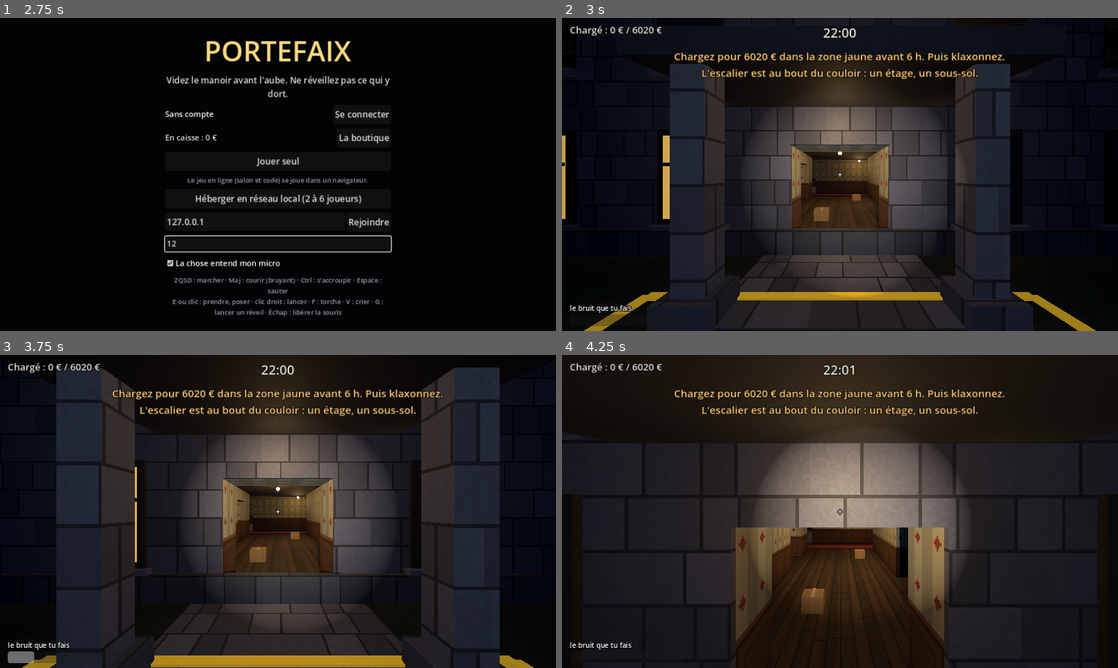
Above: before the commit, frames 1-4 (two rows, left to right).
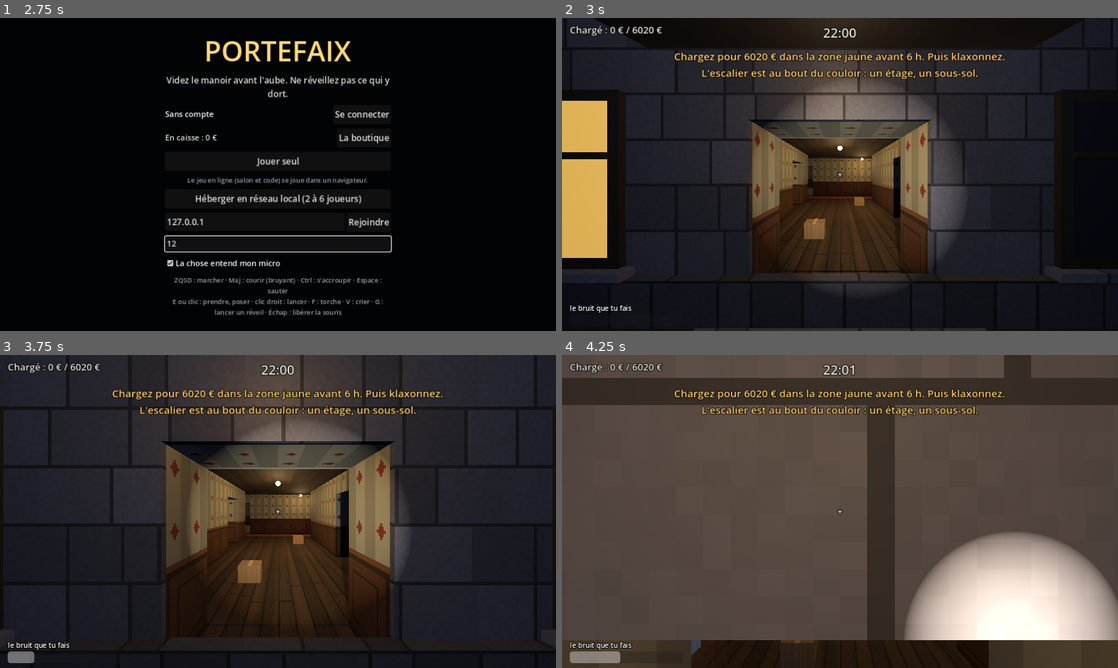
Above: after the commit, the same moments.

Repository: stonevalleyoff-ai/Portefaix
Game: Godot game, scene res://scenes/principal.tscn
Two runs of this game, one before a commit and one after it. Both use one fixed random seed, a clock stepped at 60 frames per second and the inputs below.
Inputs (mouse positions are in pixels of both pictures, inside the frame that each line leads up to):
- Up to frame 1 (2.75 s): click (278, 136) at 0.52 s; type "12" at 0.6 s; click (278, 155) at 0.75 s; type "12" at 0.83 s; click "Jouer sans compte" at 1.25 s; click (278, 243) at 2.02 s; type "12" at 2.1 s
- Up to frame 2 (3 s): click "Jouer seul" at 2.75 s
- Up to frame 3 (3.75 s): tap Enter at 3.5 s; move the mouse to (305, 511) at 3.52 s; hold W from 3.53 s (still down); tap E at 3.6 s; click (305, 511) at 3.67 s
- Up to frame 4 (4.25 s): keep holding W; tap Space at 3.77 s

Frame 1 is identical in both runs. In frame 2, 34% of the frame differs, in the area x 0-100%, y 0-100%; in frame 3, 44%; in frame 4, 84%.

Commit message:
Le camion refait, la peur bleue, et l'escalier du sous-sol dégagé
- L'herbe de la cour passait sous la maison et bouchait l'escalier qui descend : elle
  s'arrête à la façade.
- Le camion : une grande caisse ouverte vers la porte, une rampe, une cabine. On charge
  dans la caisse ; on klaxonne à la cabine.
- Le premier coup du fantôme donne une peur bleue : la vue tremble, se dédouble et
  bleuit, on marche à 60 %. Elle ne passe qu'au camion, en y restant trois secondes.

Co-Authored-By: Claude Fable 5.2 <noreply@anthropic.com>
Claude-Session: https://claude.ai/code/session_0113xcVadwGKGBhLJGRbtKZF

Diff:
--- a/scripts/essai.gd
+++ b/scripts/essai.gd
@@ -286,7 +286,7 @@
 	jeu.chat.reste = 1e9
 	var m = jeu.maison
 	var moi = jeu.moi
-	var cour := Vector3(m.porte_x, 0.05, m.profondeur + 4.0)
+	var cour := Vector3(m.porte_x, 0.05, m.profondeur + 2.6)        # entre la porte et la rampe du camion
 
 	print("1. La maison d'essai")
 	var lignes_egales := true
@@ -308,7 +308,8 @@
 			libre = false
 	verif(m.chemin(m.taniere, Vector3(12, 0, 20)).size() > 10 and Rect2(19, 1, 7, 5).has_point(Vector2(m.taniere.x, m.taniere.z)) and libre,
 		"la tanière est dans la pièce la plus loin de l'entrée (le bureau), à un endroit dégagé, et le fantôme a un chemin jusqu'au camion")
-	verif(m.dans_zone(Vector3(12, 0.5, 19.5)) and not m.dans_zone(Vector3(12, 0.5, 14)), "la zone de chargement est dans la cour, devant la porte")
+	verif(m.dans_zone(Vector3(12, 0.6, 24.0)) and not m.dans_zone(Vector3(12, 0.5, 19.0)) and not m.dans_zone(Vector3(12, 0.5, 14)) and not m.dans_zone(Vector3(15.0, 0.6, 24.0)),
+		"la zone de chargement est dans la caisse du camion : ni devant, dans la cour, ni à côté")
 
 	print("2. Les meubles")
 	var dedans := true
@@ -373,12 +374,24 @@
 	verif(moi.frein() < 1.0 and moi.frein() > 0.8, "un carton le ralentit à peine (%d %%)" % int(moi.frein() * 100))
 	await _marcher(moi, cour + Vector3(0, 0, -1.7))
 	verif(carton.porteurs == [1], "il le garde en main à travers la maison, jusque dans la cour")
-	_tourner(moi, Vector3(12.0, 1.6, 30.0))
-	await _attendre(0.5)
+	# il monte dans le camion, pour de bon : la rampe, puis la caisse
+	moi.pilote = false
+	moi.yaw = PI                   # (vers le camion)
+	moi.pitch = 0.0
+	var t_rampe := Time.get_ticks_msec()
+	while moi.global_position.z < m.zone.position.y + 2.0 and Time.get_ticks_msec() - t_rampe < 8000:
+		jeu.tactile.vecteur = Vector2(0.0, -1.0)
+		await get_tree().physics_frame
+	jeu.tactile.vecteur = Vector2.ZERO
+	await _images(20)
+	verif(m.zone.has_point(Vector2(moi.global_position.x, moi.global_position.z)) and absf(moi.global_position.y - m.PLATEAU) < 0.08 and carton.porteurs == [1],
+		"il monte la rampe du camion à pied, le carton en main, jusque dans la caisse (%.2f m du sol)" % moi.global_position.y)
+	_pilote(moi)
+	await _attendre(0.3)
 	moi.agir()                     # la même touche le pose
 	await _attendre(1.2)
 	jeu.compter()
-	verif(moi.porte == -1 and m.dans_zone(carton.global_position), "il le pose dans la zone")
+	verif(moi.porte == -1 and m.dans_zone(carton.global_position), "il le pose dans la caisse")
 	verif(jeu.charge == carton.valeur and jeu.charge > 0, "le chargement compte le carton : %d €" % jeu.charge)
 
 	print("4. Les bras")
@@ -482,11 +495,18 @@
 	moi.bruit = R.BRUIT_PAS
 	chose.entendre(moi.global_position, moi.bruit)
 	verif(chose.mode == chose.RODE, "des pas dans la cour ne portent pas jusqu'au bureau")
-	var klaxon := Vector3(m.camion.get_center().x, 1.2, m.camion.position.y)
-	moi.global_position = klaxon + Vector3(0, -1.15, -1.5)
+	var klaxon := Vector3(m.camion.end.x - 0.15, 1.2, m.camion.end.y - 0.9)       # le flanc de la cabine, au bout du camion
+	moi.global_position = klaxon + Vector3(1.5, -1.15, 0)
 	_tourner(moi, klaxon)
 	await _images(3)
-	verif(jeu._indice().contains("klaxonner"), "devant le camion, l'écran propose de klaxonner")
+	verif(jeu._indice().contains("klaxonner"), "à la cabine du camion, l'écran propose de klaxonner")
+	moi.global_position = Vector3(m.porte_x, m.PLATEAU + 0.05, m.zone.position.y + 1.0)
+	_tourner(moi, Vector3(m.zone.end.x, 1.5, m.zone.position.y + 2.0))
+	await _images(3)
+	verif(not jeu._indice().contains("klaxonner"), "dans la caisse, on ne klaxonne pas par mégarde en visant ses parois")
+	moi.global_position = klaxon + Vector3(1.5, -1.15, 0)
+	_tourner(moi, klaxon)
+	await _images(3)
 	moi.agir()
 	verif(chose.mode == chose.ENQUETE and jeu.etat == jeu.PARTIE, "un coup de klaxon sans le quota, si : il vient, et le camion reste")
 	moi.global_position = cour
@@ -541,11 +561,16 @@
 	var coup: Vector3 = chose.global_position
 	await _attendre(1.5)
 	verif(chose.mode == chose.RODE and chose.global_position.distance_to(coup) > 1.5 and second.vivant, "puis il s'en va vers sa tanière, sans plus regarder le blessé")
-	jeu.blessures[2] = 0.05
-	await _attendre(0.3)
-	verif(not second.blesse, "la blessure guérit avec le temps (%d s)" % int(R.BLESSURE))
+	await _attendre(1.0)
+	verif(second.blesse, "la peur bleue ne passe pas toute seule")
+	second.global_position = Vector3(m.camion.position.x - 1.2, 0.05, m.camion.position.y + 2.0)       # au camion, contre son flanc
+	await _attendre(R.REPRISE * 0.5)
+	var encore: bool = second.blesse
+	await _attendre(R.REPRISE * 0.5 + 0.4)
+	verif(encore and not second.blesse, "il faut revenir au camion, et y rester %d secondes, pour reprendre ses esprits" % int(R.REPRISE))
+	second.global_position = cour + Vector3(1.5, 0, 0)
 	jeu.frapper(2)
-	verif(second.blesse and second.vivant, "un autre coup le blesse de nouveau")
+	verif(second.blesse and second.vivant, "un autre coup le terrifie de nouveau")
 	jeu.frapper(2)
 	verif(not second.vivant, "et blessé, le coup suivant le tue")
 	verif(moi.vivant and jeu.etat == jeu.PARTIE, "la partie continue tant qu'un porteur vit")
@@ -931,7 +956,7 @@
 	var pres := Vector3(18.0, 0.0, 8.0)            # le fantôme, cinq mètres plus loin
 	for o in jeu.objets.values():                   # (un couloir vide : rien d'autre ne fera de bruit)
 		if absf(o.global_position.z - 8.0) < 1.2:
-			_mettre(o, Vector3(3.0 + (o.id % 20), 0.5, m.profondeur + 9.0))
+			_mettre(o, Vector3(2.5 + (o.id % 4) * 1.6, 0.5, m.profondeur + 2.0 + ((o.id / 4) % 6) * 1.6))      # (à l'écart du camion)
 	await _attendre(1.0)
 	# immobile : rien
 	moi.pilote = false
@@ -995,7 +1020,7 @@
 	jeu.tactile.vecteur = Vector2.ZERO
 	verif(bruit_max > R.BRUIT_COURSE + 0.5 and _entendu(moi.global_position), "une course contre un mur : il s'y cogne, et cela s'entend plus loin que sa course (%.0f m)" % bruit_max)
 	_pilote(moi)
-	moi.global_position = Vector3(m.porte_x, 0.05, m.profondeur + 6.0)
+	moi.global_position = Vector3(m.porte_x, 0.05, m.profondeur + 3.0)
 	await _attendre(0.4)
 	# un meuble : un petit choc s'entend sans rien casser, un grand casse
 	var vase = _trouver("vase")
@@ -1154,7 +1179,7 @@
 	_mettre(carton, Vector3(3.0, 0.3, m.profondeur + 3.0))
 	# le fantôme, d'un niveau à l'autre
 	_pilote(moi)
-	moi.global_position = Vector3(m.porte_x, 0.05, m.profondeur + 6.0)
+	moi.global_position = Vector3(m.porte_x, 0.05, m.profondeur + 3.0)
 	var chose = jeu.chose
 	chose.reveiller()
 	chose._repue = 0.0
--- a/scripts/interface.gd
+++ b/scripts/interface.gd
@@ -47,6 +47,7 @@
 var _fin_texte: Label
 var _fin_rejouer: Button
 var _aide: Label
+var _trouble: ColorRect
 var _boutique: Control
 var _boutique_lignes: VBoxContainer
 var _boutique_caisse: Label
@@ -368,7 +369,43 @@
 	_bouton(_fin, "Retour au menu", func(): quitter.emit())
 
 
+# la peur bleue : tout l'écran se dédouble, ondule, bleuit, et se referme sur les bords
+const TROUBLE := """
+shader_type canvas_item;
+uniform sampler2D ecran : hint_screen_texture, filter_linear;
+void fragment() {
+	vec2 uv = SCREEN_UV;
+	float t = TIME;
+	vec2 d = vec2(sin(t * 9.0 + uv.y * 30.0), cos(t * 7.0 + uv.x * 26.0)) * 0.004;
+	vec3 c = texture(ecran, uv + d).rgb * 0.34;
+	c += texture(ecran, uv - d * 2.0 + vec2(0.007, 0.0)).rgb * 0.22;
+	c += texture(ecran, uv + d * 2.0 - vec2(0.007, 0.0)).rgb * 0.22;
+	c += texture(ecran, uv + vec2(0.0, 0.008)).rgb * 0.11;
+	c += texture(ecran, uv - vec2(0.0, 0.008)).rgb * 0.11;
+	float gris = dot(c, vec3(0.3, 0.6, 0.1));
+	c = mix(c, vec3(gris * 0.7, gris * 0.88, gris * 1.3), 0.5);
+	float bord = smoothstep(0.3, 0.8, distance(uv, vec2(0.5)));
+	c *= 1.0 - bord * 0.75 * (0.8 + 0.2 * sin(t * 5.0));
+	COLOR = vec4(c, 1.0);
+}
+"""
+
+
+func trouble(oui: bool) -> void:
+	_trouble.visible = oui
+
+
 func _faire_partie() -> void:
+	_trouble = ColorRect.new()             # (avant tout le reste : l'heure et le quota restent nets par-dessus)
+	_trouble.set_anchors_preset(Control.PRESET_FULL_RECT)
+	_trouble.mouse_filter = Control.MOUSE_FILTER_IGNORE
+	var ombre := Shader.new()
+	ombre.code = TROUBLE
+	var voile := ShaderMaterial.new()
+	voile.shader = ombre
+	_trouble.material = voile
+	_trouble.visible = false
+	_partie.add_child(_trouble)
 	_heure = _coin(Control.PRESET_CENTER_TOP, Vector2(-100, 12), Vector2(200, 40), 30)
 	_quota = _coin(Control.PRESET_TOP_LEFT, Vector2(18, 12), Vector2(420, 60), 22)
 	_quota.horizontal_alignment = HORIZONTAL_ALIGNMENT_LEFT
@@ -539,6 +576,7 @@
 
 
 func partie() -> void:
+	_trouble.visible = false
 	_annonce.text = ""
 	_mort.text = ""
 	_vote.visible = false
--- a/scripts/joueur.gd
+++ b/scripts/joueur.gd
@@ -326,6 +326,8 @@
 		var court: bool = (Input.is_physical_key_pressed(KEY_SHIFT) or doigt.court) and not accroupi and dir != Vector3.ZERO
 		var v: float = R.ACCROUPI if accroupi else (R.COURSE if court else R.MARCHE)
 		v *= frein()
+		if blesse:                     # la peur bleue : les jambes ne suivent plus
+			v *= R.PEUR_LENTEUR
 		var k := minf(1.0, dt * 12.0)
 		velocity.x = lerpf(velocity.x, dir.x * v, k)
 		velocity.z = lerpf(velocity.z, dir.z * v, k)
@@ -397,6 +399,11 @@
 	rotation.y = yaw
 	tete.rotation.x = pitch
 	tete.position.y = lerpf(tete.position.y, R.YEUX_ACCROUPI if accroupi else R.YEUX, minf(1.0, dt * 10.0))
+	if camera != null:                   # la peur bleue : la vue tremble
+		var t := Time.get_ticks_msec() / 1000.0
+		var tremble := 1.0 if blesse and vivant else 0.0
+		camera.rotation = Vector3(sin(t * 31.0) * 0.012 + sin(t * 4.3) * 0.02, sin(t * 27.0 + 1.0) * 0.012, sin(t * 3.1) * 0.035) * tremble
+		camera.h_offset = sin(t * 23.0) * 0.012 * tremble
 	torche.visible = torche_ok and torche_voulue and vivant
 
 
--- a/scripts/maison.gd
+++ b/scripts/maison.gd
@@ -47,7 +47,8 @@
 	"couloir": Color(0.28, 0.2, 0.14), "buanderie": Color(0.42, 0.44, 0.45), "chaufferie": Color(0.24, 0.23, 0.22), "palier": Color(0.22, 0.16, 0.11)}
 const PAS := R.HAUTEUR + 0.3      # d'un plancher au suivant
 const CAGE := 10                  # la cage d'escalier, au bout du couloir : dix cases de long, quatre de large
-const COUR := 12                  # les lignes de cour devant la maison, clôturées
+const PLATEAU := 0.35             # la hauteur du plancher du camion
+const COUR := 14                  # les lignes de cour devant la maison, clôturées
 const PORTE_HAUT := 2.2
 
 var plan: Array = []              # les lignes du plan du rez-de-chaussée
@@ -102,8 +103,8 @@
 	largeur = plan[0].length()
 	var p0: int = plan[profondeur - 1].find("P")
 	porte_x = p0 + plan[profondeur - 1].count("P") * 0.5
-	zone = Rect2(porte_x - 2.5, profondeur + 1.5, 5.0, 4.5)
-	camion = Rect2(porte_x - 1.4, profondeur + 6.6, 2.8, 4.2)
+	zone = Rect2(porte_x - 1.95, profondeur + 5.0, 3.9, 5.9)      # le dedans de la caisse du camion : c'est là qu'on charge
+	camion = Rect2(porte_x - 2.1, profondeur + 5.0, 4.2, 7.7)     # tout le camion : sa caisse, ouverte vers la porte, puis sa cabine
 	seuil = Vector3(porte_x, 0.0, profondeur - 1.5)
 	_decor = StaticBody3D.new()
 	_decor.name = "Decor"
@@ -479,12 +480,18 @@
 	return p.x > 0.0 and p.x < largeur and p.z > 0.0 and p.z < profondeur
 
 
+# chargé : dans la caisse du camion, sur son plancher
 func dans_zone(p: Vector3) -> bool:
-	return zone.has_point(Vector2(p.x, p.z)) and p.y < 2.5
+	return zone.has_point(Vector2(p.x, p.z)) and p.y > PLATEAU - 0.1 and p.y < PLATEAU + 2.9
+
+
+# au camion, ou tout près : là où un porteur reprend ses esprits
+func pres_du_camion(p: Vector3) -> bool:
+	return camion.grow(2.5).has_point(Vector2(p.x, p.z)) and p.y > -1.0 and p.y < 4.0
 
 
 func depart(k: int) -> Vector3:
-	return Vector3(porte_x + [0.0, -1.5, 1.5][k % 3], 0.05, profondeur + 4.0 + float(k / 3) * 1.2)     # dans la zone, le premier face à la porte
+	return Vector3(porte_x + [0.0, -1.5, 1.5][k % 3], 0.05, profondeur + 2.2 + float(k / 3) * 0.9)     # entre la porte et le camion, le premier face à la porte
 
 
 # dans une pièce, ce qu'il faut laisser libre devant chacune de ses portes et de ses ouvertures (des rectangles, en mètres)
@@ -721,10 +728,10 @@
 	forme.position = Vector3(l * 0.5, -0.5, p + 60.0)
 	_decor.add_child(forme)
 	_matiere = "herbe"
-	_boite(_decor, Vector3(l * 0.5, -0.06, p + 10.0), Vector3(110.0, 0.1, 90.0), mat(Color(0.1, 0.15, 0.1)), false)          # l'herbe
+	_boite(_decor, Vector3(l * 0.5, -0.06, p + 44.9), Vector3(110.0, 0.1, 90.0), mat(Color(0.1, 0.15, 0.1)), false)          # l'herbe : devant la maison, pas dessous (elle bouchait l'escalier du sous-sol)
 	_matiere = "pierre"
 	_boite(_decor, Vector3(porte_x, -0.04, p + 1.0), Vector3(3.0, 0.1, 2.0), mat(Color(0.42, 0.42, 0.44)), false)            # le seuil
-	_boite(_decor, Vector3(porte_x, -0.045, p + 4.0), Vector3(2.2, 0.1, 5.0), mat(Color(0.3, 0.3, 0.32)), false)             # l'allée
+	_boite(_decor, Vector3(porte_x, -0.045, p + 2.6), Vector3(3.6, 0.1, 2.6), mat(Color(0.3, 0.3, 0.32)), false)             # l'allée
 	for n in niveaux:
 		_plancher(n, n == niveaux.min())
 	_plancher(niveaux.max() + 1, false)        # le toit
@@ -1017,31 +1024,72 @@
 	lampes.append({"lumiere": l, "ampoule": a, "niveau": n, "force": 0.0, "phase": randf() * TAU})
 
 
+# le camion de déménagement : une grande caisse ouverte vers la porte du manoir, où l'on monte par une rampe ; on charge dedans.
+# Sa cabine est au bout : c'est elle qu'on touche pour klaxonner.
 func _camion() -> void:
-	# la zone de chargement : quatre bandes jaunes au sol
-	var jaune := mat(Color(0.95, 0.75, 0.15), 0.6)
-	var z := zone
-	_boite(self, Vector3(z.position.x + z.size.x * 0.5, 0.02, z.position.y), Vector3(z.size.x, 0.04, 0.12), jaune, false)
-	_boite(self, Vector3(z.position.x + z.size.x * 0.5, 0.02, z.end.y), Vector3(z.size.x, 0.04, 0.12), jaune, false)
-	_boite(self, Vector3(z.position.x, 0.02, z.position.y + z.size.y * 0.5), Vector3(0.12, 0.04, z.size.y), jaune, false)
-	_boite(self, Vector3(z.end.x, 0.02, z.position.y + z.size.y * 0.5), Vector3(0.12, 0.04, z.size.y), jaune, false)
-	# le camion : une caisse ouverte vers la zone, une cabine, deux feux ; on klaxonne en le touchant
-	var corps := StaticBody3D.new()
-	corps.name = "Camion"
-	corps.collision_layer = 1
-	corps.collision_mask = 0
-	corps.set_meta("klaxon", true)
-	add_child(corps)
 	var k := camion
 	var cx := k.position.x + k.size.x * 0.5
-	_boite(corps, Vector3(cx, 1.6, k.position.y + 1.4), Vector3(k.size.x, 2.4, 2.8), mat(Color(0.75, 0.73, 0.68)))
-	_boite(corps, Vector3(cx, 1.2, k.end.y - 0.6), Vector3(k.size.x - 0.3, 1.9, 1.2), mat(Color(0.7, 0.25, 0.12)))
-	_boite(corps, Vector3(cx, 0.25, k.position.y + k.size.y * 0.5), Vector3(k.size.x - 0.4, 0.5, k.size.y - 0.4), mat(Color(0.06, 0.06, 0.07)))
-	var rouge := mat(Color(1.0, 0.15, 0.1), 2.0)
-	_boite(self, Vector3(cx - 1.1, 0.8, k.position.y - 0.03), Vector3(0.25, 0.18, 0.05), rouge, false)
-	_boite(self, Vector3(cx + 1.1, 0.8, k.position.y - 0.03), Vector3(0.25, 0.18, 0.05), rouge, false)
+	var z0 := k.position.y                         # l'arrière de la caisse
+	var long := zone.size.y + 0.1
+	var blanc := mat(Color(0.78, 0.76, 0.7))
+	var sombre := mat(Color(0.07, 0.07, 0.08))
+	var jaune := mat(Color(0.95, 0.75, 0.15), 0.6)
+	var caisse := StaticBody3D.new()
+	caisse.name = "Camion"
+	caisse.collision_layer = 1
+	caisse.collision_mask = 0
+	add_child(caisse)
+	_boite(caisse, Vector3(cx, PLATEAU * 0.5, z0 + long * 0.5), Vector3(k.size.x, PLATEAU, long), mat(Color(0.3, 0.24, 0.18)))                  # le plancher
+	for cote: float in [-1.0, 1.0]:                # les flancs
+		_boite(caisse, Vector3(cx + cote * (k.size.x * 0.5 - 0.06), PLATEAU + 1.4, z0 + long * 0.5), Vector3(0.12, 2.8, long), blanc)
+	_boite(caisse, Vector3(cx, PLATEAU + 1.4, z0 + long - 0.06), Vector3(k.size.x, 2.8, 0.12), blanc)                                           # le fond
+	_boite(caisse, Vector3(cx, PLATEAU + 2.86, z0 + long * 0.5), Vector3(k.size.x, 0.12, long), blanc)                                          # le toit
+	# la rampe : une pente douce, large, de la cour au plancher
+	var pente := Vector2(1.6, PLATEAU)
+	var angle := atan2(pente.y, pente.x)
+	var rampe := StaticBody3D.new()
+	rampe.name = "Rampe"
+	rampe.collision_layer = 1
+	rampe.collision_mask = 0
+	rampe.position = Vector3(cx, PLATEAU * 0.5 - cos(angle) * 0.04, z0 - pente.x * 0.5 + sin(angle) * 0.04)
+	rampe.rotation.x = -angle
+	add_child(rampe)
+	_boite(rampe, Vector3.ZERO, Vector3(3.5, 0.08, pente.length() + 0.05), mat(Color(0.34, 0.35, 0.37)))
+	for i in 3:                                    # ses bandes jaunes
+		_boite(rampe, Vector3(0, 0.045, -0.5 + i * 0.5), Vector3(3.5, 0.01, 0.1), jaune, false)
+	# la zone : un liseré jaune tout autour du plancher
+	var y := PLATEAU + 0.012
+	_boite(self, Vector3(cx, y, z0 + 0.08), Vector3(zone.size.x, 0.02, 0.14), jaune, false)
+	_boite(self, Vector3(cx, y, zone.end.y - 0.08), Vector3(zone.size.x, 0.02, 0.1), jaune, false)
+	for cote: float in [-1.0, 1.0]:
+		_boite(self, Vector3(cx + cote * (zone.size.x * 0.5 - 0.05), y, z0 + zone.size.y * 0.5), Vector3(0.1, 0.02, zone.size.y), jaune, false)
+	# la cabine, au bout : on klaxonne en la touchant
+	var cabine := StaticBody3D.new()
+	cabine.name = "Cabine"
+	cabine.collision_layer = 1
+	cabine.collision_mask = 0
+	cabine.set_meta("klaxon", true)
+	add_child(cabine)
+	var zc := z0 + long + 0.8
+	_boite(cabine, Vector3(cx, 1.35, zc), Vector3(k.size.x - 0.3, 2.3, 1.6), mat(Color(0.62, 0.16, 0.1)))
+	_boite(self, Vector3(cx, 1.9, zc + 0.81), Vector3(k.size.x - 0.9, 0.8, 0.03), mat(Color(0.1, 0.14, 0.2)), false)                           # le pare-brise
+	for cote: float in [-1.0, 1.0]:                # les vitres, les roues, les phares
+		_boite(self, Vector3(cx + cote * (k.size.x * 0.5 - 0.14), 1.9, zc), Vector3(0.03, 0.7, 0.9), mat(Color(0.1, 0.14, 0.2)), false)
+		_boite(self, Vector3(cx + cote * (k.size.x * 0.5 - 0.25), 0.3, zc), Vector3(0.36, 0.7, 0.9), sombre, false)
+		_boite(self, Vector3(cx + cote * (k.size.x * 0.5 + 0.02), 0.2, z0 + long - 1.3), Vector3(0.1, 0.5, 0.9), sombre, false)
+		_boite(self, Vector3(cx + cote * (k.size.x * 0.5 + 0.02), 0.2, z0 + 1.3), Vector3(0.1, 0.5, 0.9), sombre, false)
+		_boite(self, Vector3(cx + cote * 1.4, 0.75, zc + 0.82), Vector3(0.4, 0.22, 0.04), mat(Color(1.0, 0.95, 0.75), 1.5), false)
+		_boite(self, Vector3(cx + cote * (k.size.x * 0.5 - 0.06), PLATEAU + 2.3, z0 - 0.02), Vector3(0.12, 0.3, 0.04), mat(Color(1.0, 0.15, 0.1), 2.0), false)      # les feux arrière
+	# de la lumière : dans la caisse, et derrière, sur la rampe
+	var plafonnier := OmniLight3D.new()
+	plafonnier.position = Vector3(cx, PLATEAU + 2.4, z0 + long * 0.5)
+	plafonnier.light_color = Color(0.9, 0.92, 1.0)
+	plafonnier.light_energy = 1.3
+	plafonnier.omni_range = 6.5
+	add_child(plafonnier)
+	_boite(self, Vector3(cx, PLATEAU + 2.78, z0 + long * 0.5), Vector3(0.5, 0.05, 0.16), mat(Color(0.9, 0.95, 1.0), 2.5), false)
 	var phare := OmniLight3D.new()
-	phare.position = Vector3(cx, 2.9, k.position.y - 0.6)
+	phare.position = Vector3(cx, 3.4, z0 - 1.0)
 	phare.light_color = Color(0.8, 0.88, 1.0)
 	phare.light_energy = 1.1
 	phare.omni_range = 9.0
--- a/scripts/principal.gd
+++ b/scripts/principal.gd
@@ -58,7 +58,7 @@
 var graine := -1                # la graine de la maison ; -1, le hasard la choisit ; une autre négative : la maison d'essai
 var repit: float = R.REPIT       # la chose dort jusque-là (l'essai le repousse)
 var bras := {}                    # chez l'hôte : le porteur → ce qu'il reste à ses deux bras pour repousser
-var blessures := {}               # chez l'hôte : le porteur blessé → le temps qu'il lui reste à guérir
+var blessures := {}               # chez l'hôte : le porteur terrifié → depuis combien de temps il est revenu au camion
 var effets := {}                  # les sabotages en cours : nom → {reste, param}
 var _vote := {"ouvert": false, "options": [], "voix": [0, 0, 0], "reste": 0.0}
 var _poussees := {}
@@ -728,7 +728,7 @@
 	if j.blesse:
 		tuer(qui)
 	else:
-		blessures[qui] = R.BLESSURE
+		blessures[qui] = 0.0
 		blessure.rpc(qui, true)
 
 
@@ -844,9 +844,10 @@
 	if oui:
 		sons.jouer_a("choc", j.global_position + Vector3.UP, 8.0)
 	if qui == mon_id:
-		ui.mort("Blessé : un coup de plus et c'est fini. Il ne sort pas de la maison." if oui else "")
+		ui.mort("Peur bleue : retourne au camion reprendre tes esprits. Un coup de plus et c'est fini." if oui else "")
+		ui.trouble(oui)
 		if not oui:
-			ui.annoncer("Tu es guéri.")
+			ui.annoncer("Tu as repris tes esprits.")
 
 
 @rpc("authority", "call_local", "unreliable")
@@ -990,9 +991,13 @@
 	chose.avancer(dt)
 	for qui in bras:
 		bras[qui] = [maxf(bras[qui][0] - dt, 0.0), maxf(bras[qui][1] - dt, 0.0)]
-	for qui in blessures.keys():
-		blessures[qui] -= dt
-		if blessures[qui] <= 0.0:
+	for qui in blessures.keys():           # la peur bleue ne passe qu'au camion : il faut y rester un moment
+		var apeure = joueurs.get(qui)
+		if apeure == null or not apeure.vivant:
+			blessures.erase(qui)
+			continue
+		blessures[qui] = blessures[qui] + dt if maison.pres_du_camion(apeure.global_position) else 0.0
+		if blessures[qui] >= R.REPRISE:
 			blessures.erase(qui)
 			blessure.rpc(qui, false)
 	_t_ecoute -= dt
@@ -1081,6 +1086,9 @@
 			moi.velocity = Vector3.ZERO
 			moi.yaw = float(v[3])
 			moi.pitch = float(v[4])
+		if v.size() >= 6:                    # (et lui trouble la vue, ou non : la peur bleue, telle qu'on la voit)
+			moi.blesse = v[5] == "1"
+			ui.trouble(moi.blesse)
 
 
 func _process(dt: float) -> void:
--- a/scripts/regles.gd
+++ b/scripts/regles.gd
@@ -85,7 +85,10 @@
 const CHOSE_PERTE := 2.5      # sans voir sa proie tout ce temps, elle renonce
 const CHOSE_REPUE := 10.0     # après un coup, elle rentre à sa tanière sans rien regarder
 const CHOSE_ALLONGE := 1.2
-const BLESSURE := 45.0        # le premier coup blesse ; passé ce temps, on est guéri. Blessé, le coup suivant tue.
+# la peur bleue : le premier coup du fantôme ne tue pas, il terrifie. On tremble, on voit trouble, on marche moins vite, et le coup
+# suivant tue. Cela ne passe pas tout seul : il faut retourner au camion, et y rester le temps de reprendre ses esprits.
+const PEUR_LENTEUR := 0.6     # ce qu'il reste de sa vitesse
+const REPRISE := 3.0          # le temps à passer au camion
 
 # le chat : un vote toutes les 40 secondes, 15 secondes pour voter (1, 2 ou 3)
 const VOTE_PAUSE := 40.0
Not shown, changed: LISEZ-MOI.md
